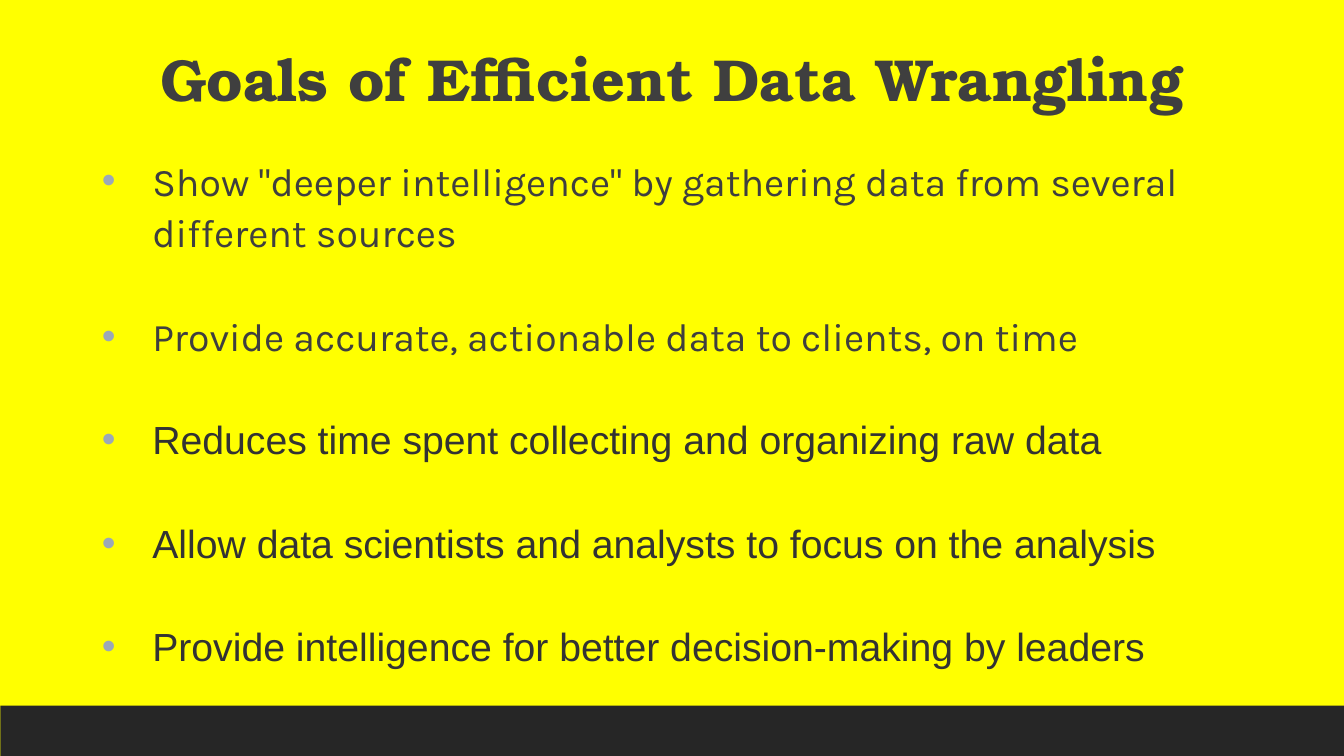
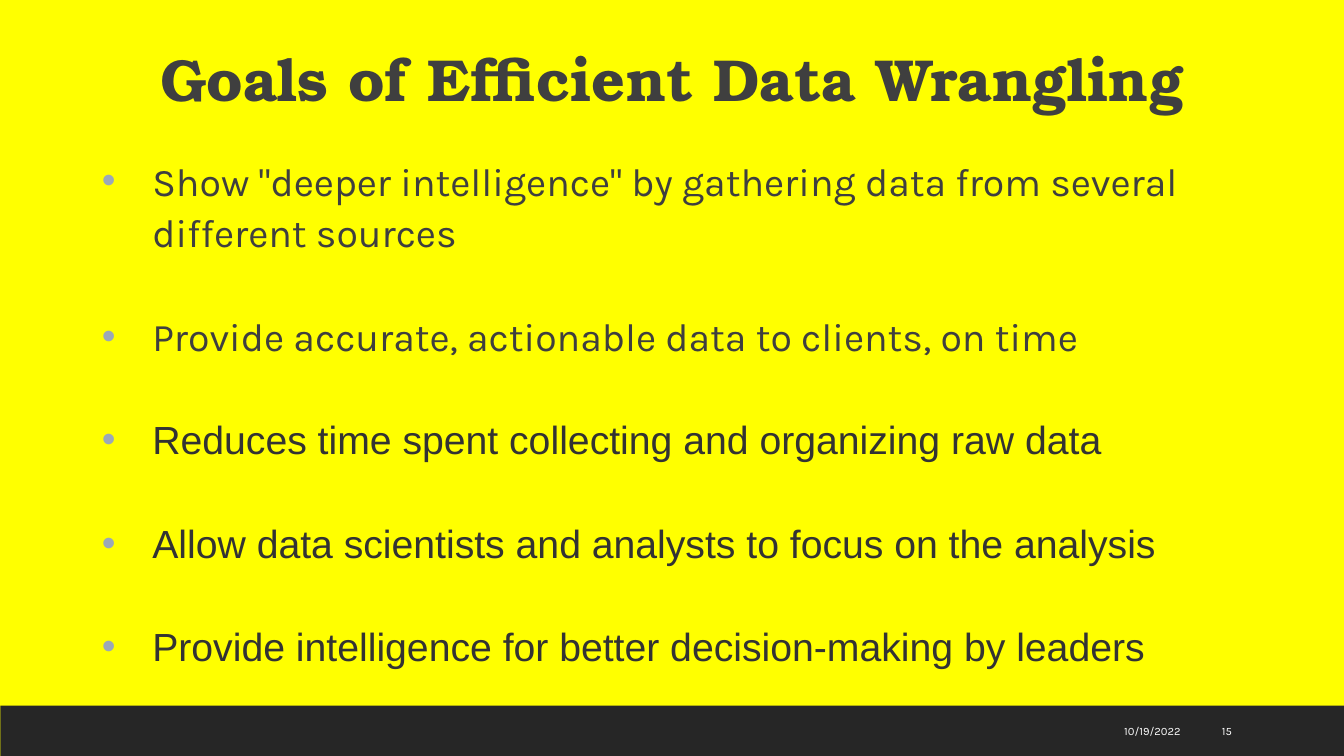
Before and after one commit to torres11991/dap-curriculum, a slide deck: slide 15 of Section02/2.2-IntroToDataAnalytics.pptx. Drawn at 1344x756 pixels with LibreOffice and Linux fonts; fonts in the diff are those of the drawing. Boxes give left, top, right and bottom in pixels: in the first picture for what was removed or moved away, otherwise in the second. Text is boxed around its words. In the diff, an @@ line names an element or a change of style, - is before the commit and + after.

```diff
--- a/Section02/2.2-IntroToDataAnalytics.pptx
+++ b/Section02/2.2-IntroToDataAnalytics.pptx
@@ text added at (x1=1124, y1=727, x2=1180, y2=736), 8 pt, text #FFFFFF @@
+10/19/2022
@@ page number added at (x1=1222, y1=728, x2=1232, y2=735), 8 pt, text #FFFFFF @@
+15
```
Also in this commit, not shown: 10 other slides changed, 2 other files.
